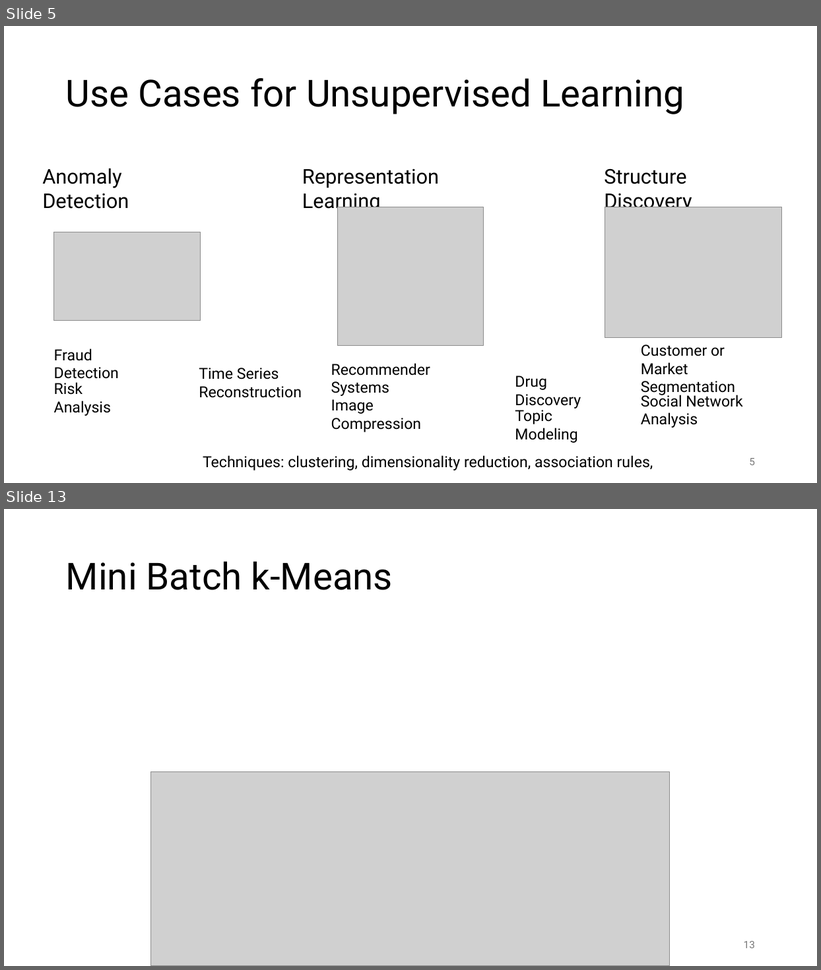
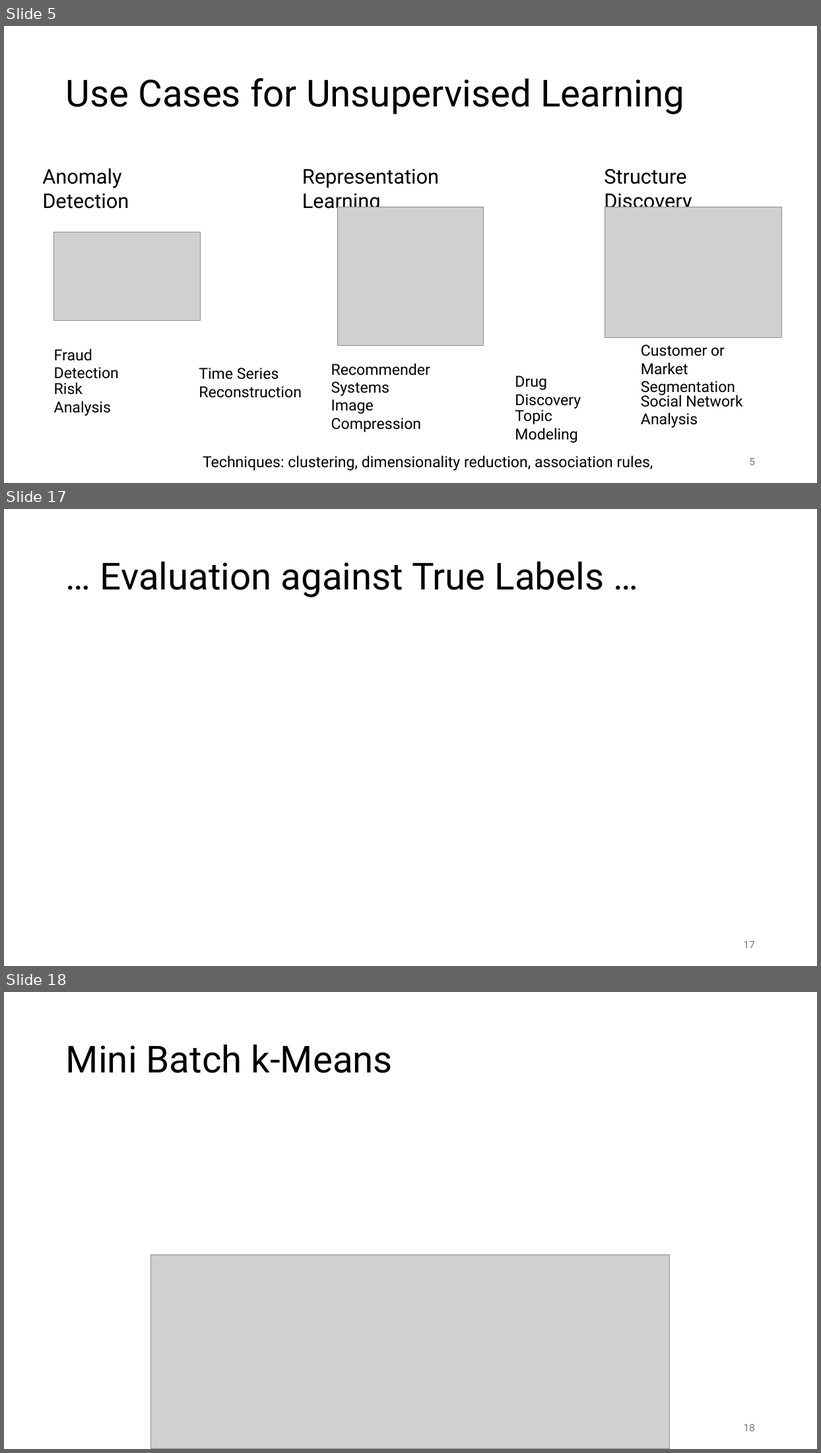
Before and after one commit to FelixWick/data_science, a slide deck: slides/2_clustering.pptx. Shown one above the other, each under a label of ours: slides 5 and 13 before the commit, slides 5, 17 and 18 after it; the slides between them are not shown. The pictures are 821x970 and 821x1453 pixels, drawn with LibreOffice and Linux fonts; fonts in the diff are those of the drawing; grey boxes stand for pictures. Boxes give left, top, right and bottom in pixels: in the first picture for what was removed or moved away, otherwise in the second. Text is boxed around its words. In the diff, an @@ line names an element or a change of style, - is before the commit and + after.

```diff
--- a/slides/2_clustering.pptx
+++ b/slides/2_clustering.pptx
@@ slide 17 added at (4, 509, 817, 966), background #FFFFFF @@
@@ title added at (100, 561, 604, 597), 44 pt, text #000000 @@
+… Evaluation against True Labels …
@@ page number added at (744, 941, 755, 949), 12 pt, text #797979 @@
+17
@@ what was slide 13 is now slide 18 @@
@@ page number at (744, 1424, 755, 1432): text changed @@
-13
+18
```
Also in this commit, not shown: 7 slides changed, 4 other slides added, 2 other files.
